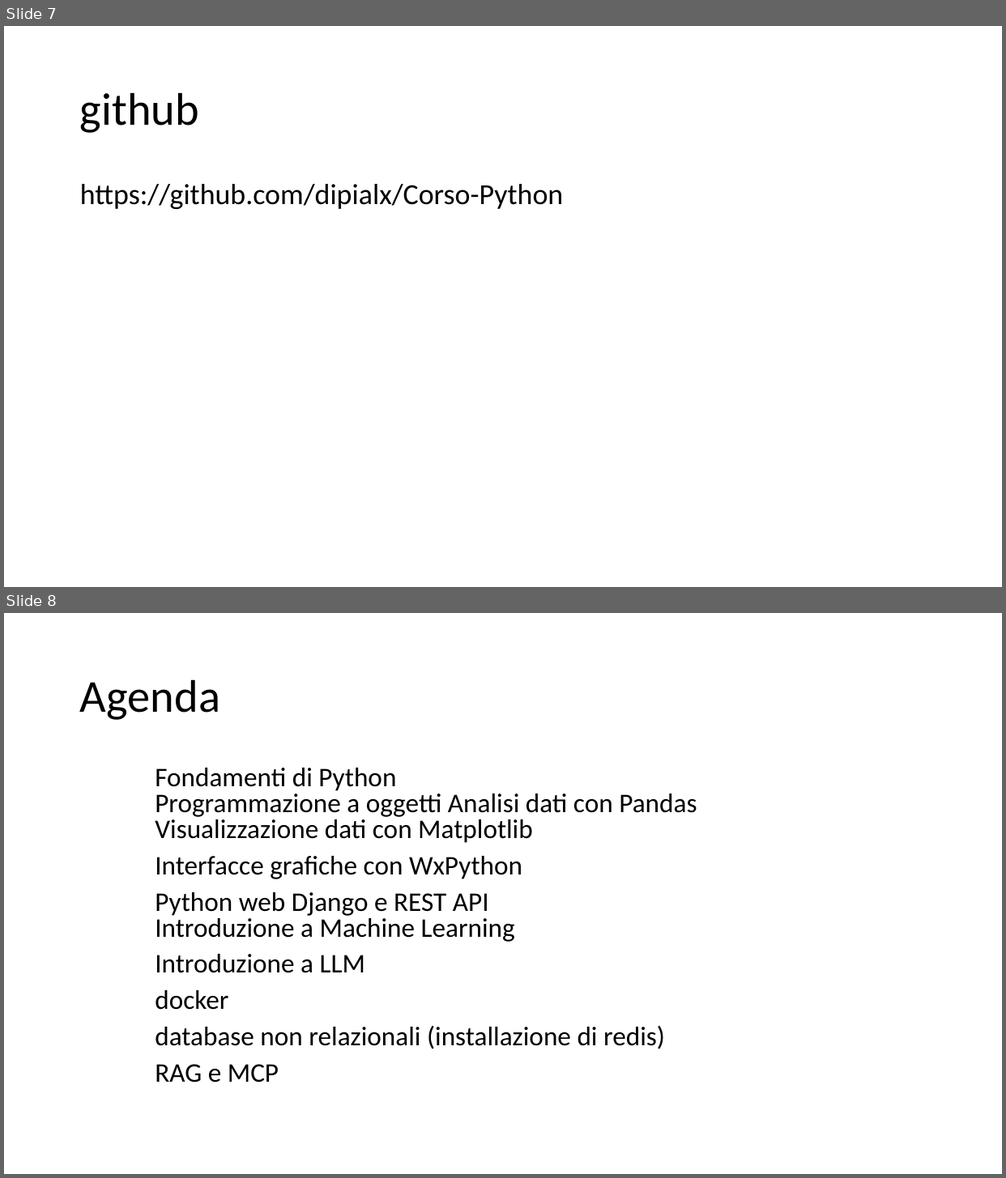
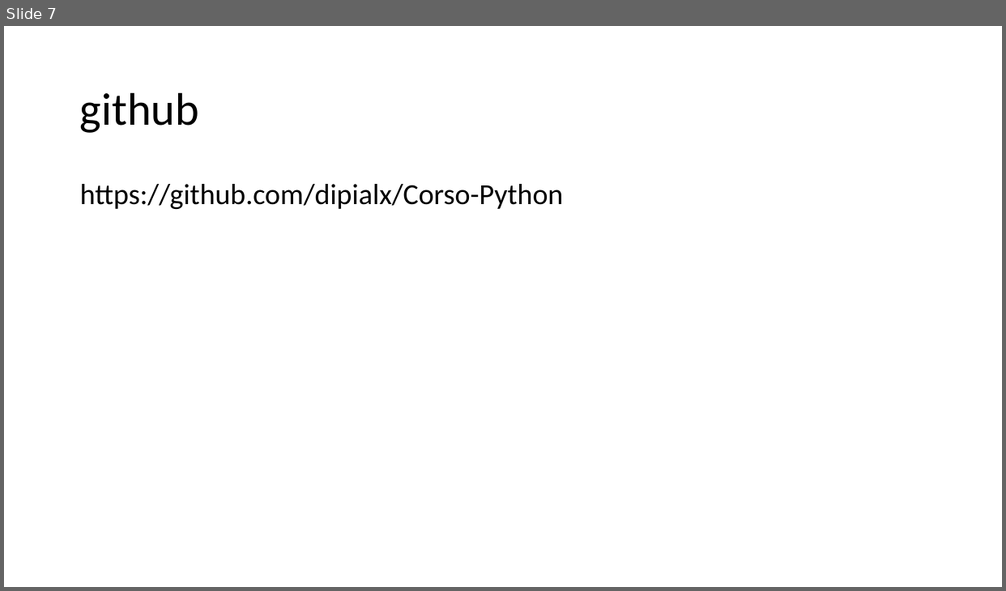
Before and after one commit to dipialx/Corso-Python, a slide deck: Lez2.pptx. Shown one above the other, each under a label of ours: slides 7 and 8 before the commit, slide 7 after it. The pictures are 1006x1178 and 1006x591 pixels, drawn with LibreOffice and Linux fonts; fonts in the diff are those of the drawing. Boxes give left, top, right and bottom in pixels: in the first picture for what was removed or moved away, otherwise in the second. Text is boxed around its words. In the diff, an @@ line names an element or a change of style, - is before the commit and + after.

```diff
--- a/Lez2.pptx
+++ b/Lez2.pptx
@@ slide 8 removed at <box>4,613,1002,1174</box>, background #FFFFFF @@
@@ title removed at <box>80,679,220,720</box> @@
-Agenda
@@ text removed at <box>155,768,697,1083</box> @@
-Fondamenti di Python
-Programmazione a oggetti Analisi dati con Pandas
-Visualizzazione dati con Matplotlib
-Interfacce grafiche con WxPython
-Python web Django e REST API
-Introduzione a Machine Learning
-Introduzione a LLM
-docker
-database non relazionali (installazione di redis)
-RAG e MCP
```
Also in this commit, not shown: 3 other files.
